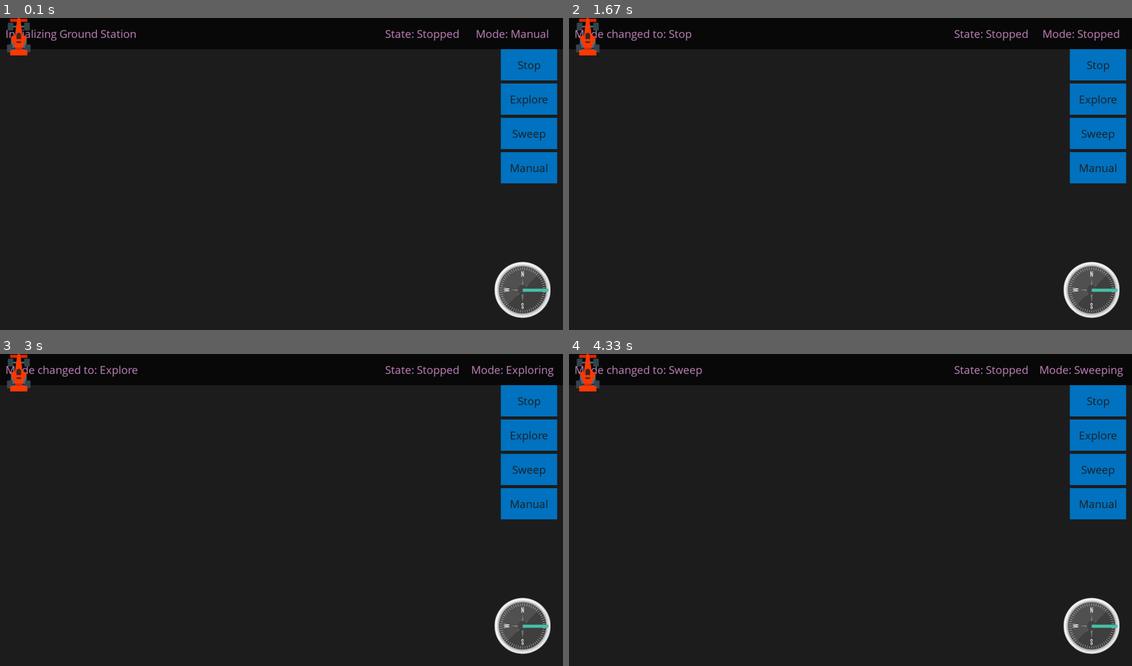
Above: before the commit, frames 1-4 (two rows, left to right).
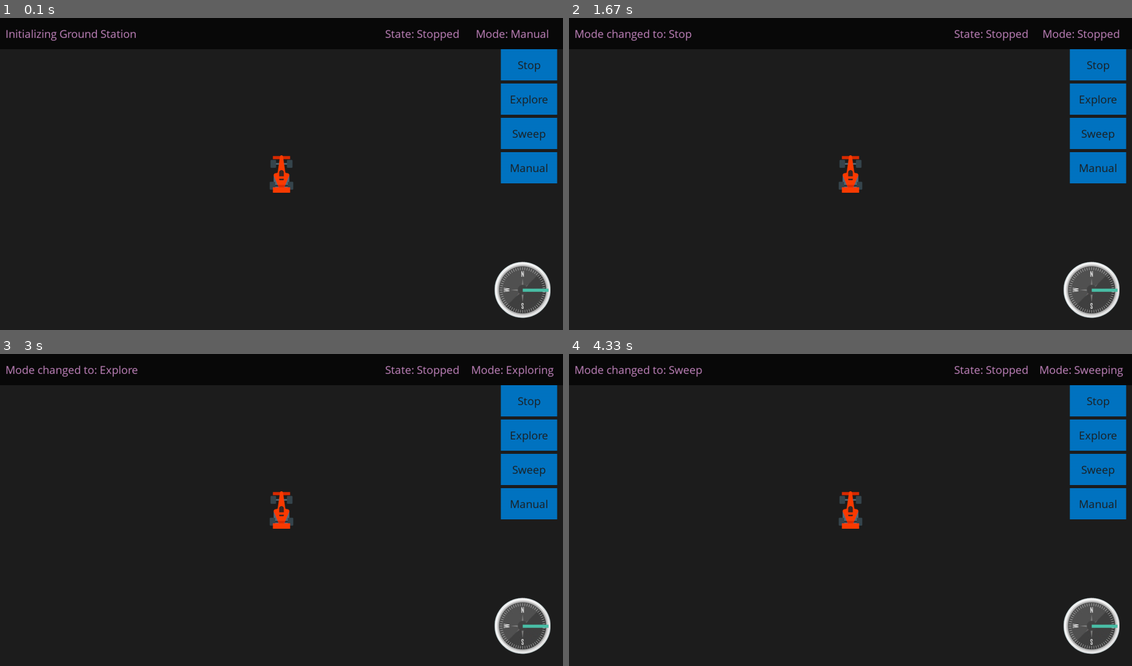
Above: after the commit, the same moments.

Repository: JackBlair87/HackTJ2021
Game: pygame game, started from ground_station/BotDisplay.py
The game is run twice, just before and just after one commit, with the same random seed, the same clock (stepped at 60 frames per second) and the same inputs.
Inputs:
- Up to frame 1 (0.1 s): no input
- Up to frame 2 (1.67 s): click "Stop" at 0.38 s; click "Explore" at 0.72 s; click "Stop" at 1.05 s
- Up to frame 3 (3 s): click "Explore" at 2.38 s
- Up to frame 4 (4.33 s): click "Sweep" at 3.72 s

The runs differ from the first frame. In frame 1, 0.7% of the frame differs, in the area x 1-53%, y 0-56%; in frame 2, 0.7%; in frame 3, 0.7%; in frame 4, 0.7%.

Commit message:
robot on srceen with scale, add theoretical movement

Diff:
--- a/ground_station/BotDisplay.py
+++ b/ground_station/BotDisplay.py
@@ -1,10 +1,11 @@
-import pygame as pygame
+import pygame
 import random
 import numpy as np
 import math
 import time
 #from Communicator import Communicator
 from Robot import Robot, Mode, State
+import AI
 
 #Colors
 BLACK = (30, 30, 30)
@@ -27,15 +28,16 @@
 pygame.display.set_caption("GroundStation")
 
 clock = pygame.time.Clock()
+ROBOT = pygame.image.load('./ground_station/assets/Robot.png')
 COMPASS = pygame.image.load('./ground_station/assets/Compass.png')
-ROBOT = pygame.image.load('./ground_station/assets/Robot.png')
 mediumFont = pygame.font.Font("./ground_station/assets/OpenSans-Regular.ttf", 28)
 largeFont = pygame.font.Font("./ground_station/assets/OpenSans-Regular.ttf", 40)
 
-#information about the robot
+#information about the robot and location
 running = True
 mode = Mode.manual
 current_action = 'Initializing Ground Station'
+# ai = AI()
 
 #time information for communications
 start_time = int(round(time.time() * 1000))
@@ -44,7 +46,7 @@
 #print("Start Time" + str(start_time))
 
 #objects that we need
-robot = Robot()
+robot = Robot(image = ROBOT)
 
 #dictionary won't work because pygame.Rect is unhashable
 all_buttons = []
@@ -80,7 +82,8 @@
     draw_text(current_action, .01, top_row_y, basis_point='midleft', text_color=PINK)
     draw_compass(screen_width-175, screen_height-175)
 
-    draw_robot(x_min=0, x_max=.85, y_min=0.1, y_max=1)
+    #x_max is .85, y_min is .1
+    robot.draw_robot(screen=screen, x_min=0, x_max=1, y_min=0, y_max=1, screen_width=screen_width, screen_height=screen_height)
     #user interaction
 
     #button presses
@@ -192,22 +195,6 @@
   print(action)
   current_action = action
 
-def draw_robot(x_min, x_max, y_min, y_max):
-  global ROBOT
-
-  #translates the 0-1 scale to the actual screen dimensions
-  x_min = screen_width * x_min
-  x_max = screen_width * x_max
-  y_min = screen_height * y_min
-  y_max = screen_height * y_max
-  width = x_max - x_min
-  height = y_max - y_min
-
-  # robot_width, robot_height = ROBOT.get_size()
-  # robot_height_to_width = robot_height/robot_width
-  # robot_width = int(robot_width * .5)
-  # robot_height = robot_width * robot_height_to_width
-  screen.blit(ROBOT, (robot.xcoord, robot.ycoord))
 
 main()
 
--- a/ground_station/Robot.py
+++ b/ground_station/Robot.py
@@ -3,6 +3,7 @@
 import math
 from math import pi
 import numpy
+import pygame
 
 class Mode():
   stop = 0
@@ -30,14 +31,17 @@
     WHEEL_CIRCUMFERENCE = pi * WHEEL_RADIUS ** 2
     WHEEL_CM_PER_COUNT = WHEEL_CIRCUMFERENCE / ENCODER_COUNTS_PER_REVOLUTION
 
-    def __init__(self, x = 0.0, y = 0.0, angle = 0):
+    def __init__(self, image, x = 0.0, y = 0.0, angle = 0):
+        pygame.sprite.Sprite.__init__(self)
+        self.image = image.convert_alpha()
+        self.size = self.image.get_size()
         self.left_encoder_counts = 0
         self.right_encoder_counts = 0
-        self.xcoord = x
-        self.ycoord = y
+        self.xcoord = x - self.size[0]/2
+        self.ycoord = y - self.size[1]/2
         self.angle = angle
-        self.dataPackets = []
-        self.communicator = Communicator(enabled = True)
+        self.dataPackets = [InfoPacket(), InfoPacket()]
+        self.communicator = Communicator(enabled = False)
         self.communicator.initiate_bluetooth()
         self.state = State.stop
         self.communicator.transmit_info(self.state)
@@ -46,7 +50,7 @@
         new_packet = self.communicator.recieve_info(self.state)
         if new_packet != None:
             self.dataPackets.append(new_packet)
-            self.update_location()
+            self.__update_location()
             print(self.dataPackets[-1])
 
     def deactivate_robot(self):
@@ -57,25 +61,59 @@
             self.state = new_state
             self.communicator.transmit_info(self.state)
 
-    def update_location(self):
-        if(len(self.dataPackets) < 2): #If there are two data packets
-            return False
+    def draw_robot(self, screen, x_min, x_max, y_min, y_max, screen_height = 800, screen_width = 1440):
+        #translates the 0-1 scale to the actual screen dimensions
+        x_min = screen_width * x_min
+        x_max = screen_width * x_max
+        y_min = screen_height * y_min
+        y_max = screen_height * y_max
+        width = x_max - x_min
+        height = y_max - y_min
+
+        # robot_width, robot_height = ROBOT.get_size()
+        # robot_height_to_width = robot_height/robot_width
+        # robot_width = int(robot_width * .5)
+        # robot_height = robot_width * robot_height_to_width
+        # print(self.xcoord, self.ycoord)
+        screen.blit(self.image, (self.xcoord + (width/2), self.ycoord + (height/2)))
+
+    def __update_location(self):
+        print("update_location")
+        delta_x, delta_y, delta_angle = calculate_delta_location_change()
+        print("delta_x, delta_y, delta_angle:", delta_x, delta_y, delta_angle)
+        self.xcoord += delta_x
+        self.ycoord += delta_y
+        self.angle += delta_angle
+
+    def __calculate_delta_location_change(self):
+        global WHEEL_CM_PER_COUNT
         differenceR = self.dataPackets[-1].right_encoder_counts - self.dataPackets[-2].right_encoder_counts #Find the difference between last transmittion
         differenceL = self.dataPackets[-1].left_encoder_counts - self.dataPackets[-2].left_encoder_counts
-        if(self.dataPackets[-1].state != State.stop, State.forward, State.reverse): #Or the difference between last angle if rotation
-            deltaAngle = self.dataPackets[-1].rotation - self.dataPackets[-2].rotation
+        difference_average = (differenceL + differenceR) / 2
+        if self.dataPackets[-1].state == State.turn_left or self.dataPackets[-1].state == State.turn_right: #Or the difference between last angle if rotation
+            delta_angle = self.dataPackets[-1].rotation - self.dataPackets[-2].rotation
+        elif self.dataPackets[-1].state == State.forward or self.dataPackets[-1].state == State.reverse:
+            delta_r_cm = difference_average * WHEEL_CM_PER_COUNT
+            delta_angle = self.dataPackets[-1].rotation - self.dataPackets[-2].rotation
 
-        # calculated_state = get_state_from_encoder(differenceR, differenceL)
-        # if calculated_state == State.forward:
-        #     # total_distance =
-        #     xcoord += d*numpy.cos(deltaAngle*pi/180)
-        #     ycoord += d*numpy.sin(deltaAngle*pi/180)
-        # elif calculated_state == State.turn_left:
-        #     pass
-        # elif calculated_state == State.turn_right:
-        #     pass
-        # elif calculated_state == State.reverse:
-        #     pass
+            #if it's going reverse, calculate it like it's going forward backward
+            if self.dataPackets[-1].state == State.reverse:
+                delta_angle_radians + 180
+
+            delta_angle_radians = math.radians(delta_angle)
+
+            #if we adjusted the angle value bc we're going backward, undo that when we return delta_angle
+            if self.dataPackets[-1].state == State.reverse:
+                delta_angle_radians - 180
+
+            #transform the data with the angle
+            delta_x = delta_r_cm * math.cos(math.radians(delta_angle))
+        else:
+            delta_x = 0
+            delta_y = 0
+            delta_angle = 0
+
+        return delta_x, delta_y, delta_angle
 
     def sweep(self):
         pass
@@ -98,7 +136,6 @@
         else:
             raise Exception("get_state_from_encoder method()")
 
-
     def front_is_clear(self):
         print("Rahel needs to work on this method BIG SMH")
         return self.dataPackets[-1].front_distance > 50
@@ -106,8 +143,5 @@
     def right_is_clear(self):
         return self.dataPackets[-1].right_distance > 50
 
-    def average_encoder(self, l, r):
-        return (l + r) / 2
-
 
 #self.state = State.forward
Empty file added: ground_station/AI.py
